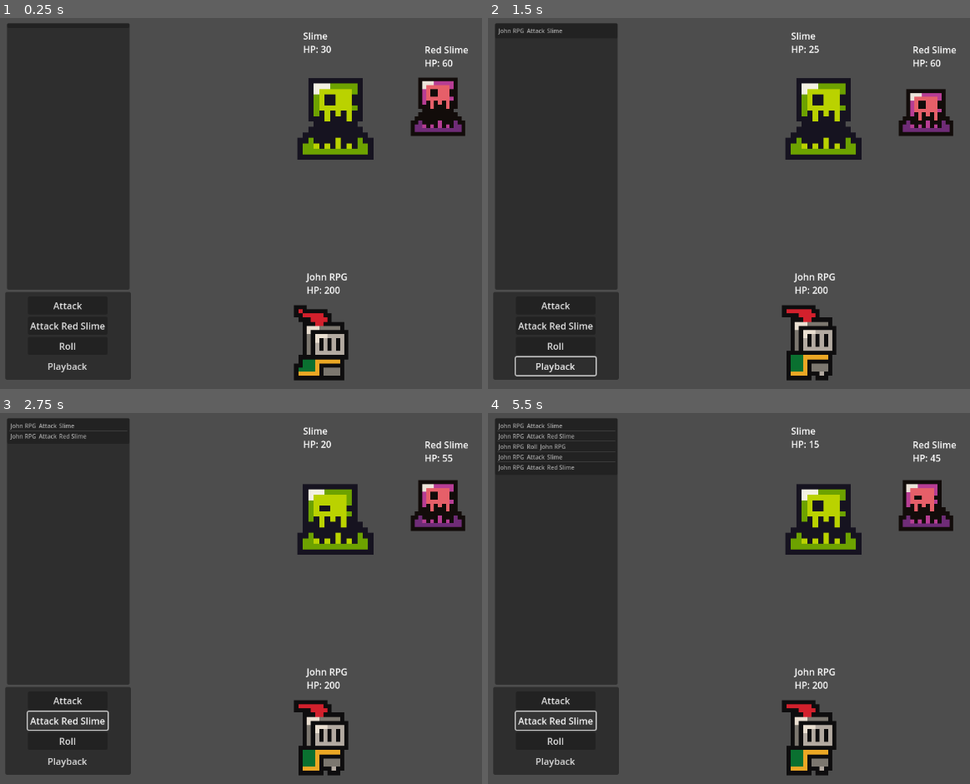
Above: before the commit, frames 1-4 (two rows, left to right).
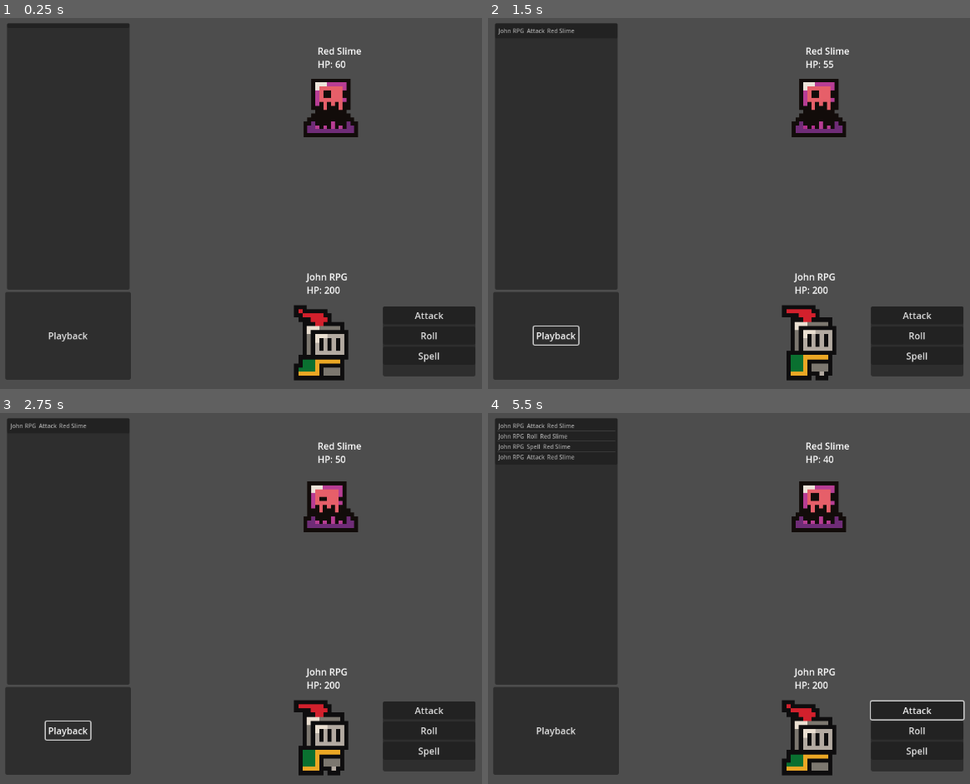
Above: after the commit, the same moments.

Repository: jhobz/rpg-prototype
Game: Godot game, scene res://scenes/game.tscn
Two runs of this game, one before a commit and one after it. Both use one fixed random seed, a clock stepped at 60 frames per second and the inputs below.
Inputs (mouse positions are in pixels of both pictures, inside the frame that each line leads up to):
- Up to frame 1 (0.25 s): no input
- Up to frame 2 (1.5 s): click "Attack" at 0.5 s; click "Playback" at 1.25 s
- Up to frame 3 (2.75 s): click (67, 720) at 2 s, where only the run before the commit has a clickable "Attack Red Slime"
- Up to frame 4 (5.5 s): click "Roll" at 2.75 s; click (916, 750) at 3.5 s, where only the run after the commit has a clickable "Spell"; click "Attack" at 4.25 s; click (555, 720) at 5 s, where only the run before the commit has a clickable "Attack Red Slime"

The runs differ from the first frame. In frame 1, 8.2% of the frame differs, in the area x 6-99%, y 3-97%; in frame 2, 8.2%; in frame 3, 8.4%; in frame 4, 9.6%, in the area x 2-99%, y 2-98%.

Commit message:
move actions to dynamic UI tied to characters

Diff:
--- a/scenes/Character/Actions/action.gd
+++ b/scenes/Character/Actions/action.gd
@@ -1,7 +1,7 @@
 class_name Action
 extends Node2D
 
-var action_name := 'roll'
+var action_name: String
 
 # Called when the node enters the scene tree for the first time.
 func _ready() -> void:
--- a/scenes/Character/Actions/attack.gd
+++ b/scenes/Character/Actions/attack.gd
@@ -2,6 +2,9 @@
 
 @export var base_dmg: int = 0
 
+func _ready() -> void:
+	action_name = 'Attack'
+
 func execute(source: Character, target: Character) -> void:
 	var damage = base_dmg + source.strength
 	target.take_damage(damage)
--- a/scenes/Character/Actions/roll.gd
+++ b/scenes/Character/Actions/roll.gd
@@ -1,4 +1,7 @@
 class_name Roll extends Action
+
+func _ready() -> void:
+	action_name = 'Roll'
 
 func execute(source: Character, _target: Character) -> void:
 	source.roll()
--- /dev/null
+++ b/scenes/Character/Actions/spell.gd
@@ -0,0 +1,11 @@
+class_name Spell extends Action
+
+@export var spell_element: String
+@export var base_dmg: int
+
+func _ready() -> void:
+	action_name = 'Spell'
+
+func execute(source: Character, target: Character):
+	var damage = base_dmg + source.magic
+	target.take_damage(damage)
--- /dev/null
+++ b/scenes/Components/action_ui_component.gd
@@ -0,0 +1,36 @@
+class_name ActionUIComponent extends Control
+
+@export var actor: Character
+
+@onready var game_manager: GameManager = %GameManager
+@onready var container := $PanelContainer/VBoxContainer
+
+signal action_selected(action: Action, source: Character)
+
+var actions: Array[Action]
+
+# Called when the node enters the scene tree for the first time.
+func _ready() -> void:
+	_clear()
+
+	actions = actor.available_actions
+	for action in actions:
+		var action_name = action.action_name
+		var button := Button.new()
+		button.text = action_name
+		button.pressed.connect(_button_pressed.bind(action))
+		container.add_child(button)
+
+func _clear():
+	var old_buttons = container.get_children()
+	for button in old_buttons:
+		container.remove_child(button)
+
+func _button_pressed(action: Action):
+	print('trying to execute action ' + action.action_name + ' from ' + actor.char_name + ' on ' + game_manager.current_enemy.char_name)
+	action_selected.emit(action, actor)
+	# action.execute(actor, game_manager.current_enemy)
+
+# Called every frame. 'delta' is the elapsed time since the previous frame.
+func _process(_delta: float) -> void:
+	pass
--- /dev/null
+++ b/scenes/Components/action_ui_component.tscn
@@ -0,0 +1,20 @@
+[gd_scene load_steps=2 format=3 uid="uid://cwyohqsv2tht6"]
+
+[ext_resource type="Script" uid="uid://c3x5s8qs7ae4j" path="res://scenes/Components/action_ui_component.gd" id="1_w2a01"]
+
+[node name="ActionUIComponent" type="Control"]
+layout_mode = 3
+anchors_preset = 15
+anchor_right = 1.0
+anchor_bottom = 1.0
+grow_horizontal = 2
+grow_vertical = 2
+script = ExtResource("1_w2a01")
+
+[node name="PanelContainer" type="PanelContainer" parent="."]
+layout_mode = 0
+offset_right = 160.0
+offset_bottom = 121.0
+
+[node name="VBoxContainer" type="VBoxContainer" parent="PanelContainer"]
+layout_mode = 2
--- a/scenes/Components/component.gd
+++ /dev/null
@@ -1,3 +0,0 @@
-extends Node
-
-@export var actor: Node
--- a/scenes/Components/component.tscn
+++ /dev/null
@@ -1,6 +0,0 @@
-[gd_scene load_steps=2 format=3 uid="uid://cw0uhil1jfqwn"]
-
-[ext_resource type="Script" uid="uid://34irvn2ico7v" path="res://scenes/Components/component.gd" id="1_vl13b"]
-
-[node name="Component" type="Node"]
-script = ExtResource("1_vl13b")
--- a/scenes/game.tscn
+++ b/scenes/game.tscn
@@ -1,12 +1,14 @@
-[gd_scene load_steps=30 format=3 uid="uid://b33y6mn6fv2mw"]
+[gd_scene load_steps=32 format=3 uid="uid://b33y6mn6fv2mw"]
 
 [ext_resource type="Script" uid="uid://c4t4igimji1m2" path="res://logic/state_machine.gd" id="1_lbhrr"]
 [ext_resource type="Script" uid="uid://da38x83w6ofja" path="res://scenes/game_manager.gd" id="1_uwrxv"]
 [ext_resource type="Script" uid="uid://dolcf35kui0ao" path="res://scenes/Character/Actions/attack.gd" id="2_lbhrr"]
 [ext_resource type="Script" uid="uid://cyrlkjq7sj35o" path="res://scenes/Character/Actions/roll.gd" id="2_lnu2h"]
 [ext_resource type="PackedScene" uid="uid://cbekf0oq6lt2k" path="res://scenes/Character/character.tscn" id="2_yqjtg"]
+[ext_resource type="Script" uid="uid://ddakrcdkm2aku" path="res://scenes/Character/Actions/spell.gd" id="5_0tnpc"]
 [ext_resource type="Texture2D" uid="uid://dc7bufts8305d" path="res://assets/sprites/knight.png" id="7_gee14"]
 [ext_resource type="PackedScene" uid="uid://b8t3u20c4a6l3" path="res://scenes/Character/Characters/Enemies/slime.tscn" id="7_u5sy4"]
+[ext_resource type="PackedScene" uid="uid://cwyohqsv2tht6" path="res://scenes/Components/action_ui_component.tscn" id="7_vtaks"]
 [ext_resource type="PackedScene" uid="uid://ckp66wttmrqym" path="res://scenes/Character/Characters/Enemies/red_slime.tscn" id="8_gee14"]
 
 [sub_resource type="AtlasTexture" id="AtlasTexture_gee14"]
@@ -174,9 +176,10 @@
 
 [node name="Game" type="Node2D"]
 
-[node name="GameManager" type="Node" parent="."]
+[node name="GameManager" type="Node" parent="." node_paths=PackedStringArray("current_enemy")]
 unique_name_in_owner = true
 script = ExtResource("1_uwrxv")
+current_enemy = NodePath("../Characters/JohnRPG")
 
 [node name="GameStateMachine" type="Node" parent="."]
 unique_name_in_owner = true
@@ -204,21 +207,6 @@
 size_flags_vertical = 4
 alignment = 1
 
-[node name="AttackButton" type="Button" parent="Commands/PanelContainer/VBoxContainer"]
-layout_mode = 2
-text = "Attack"
-metadata/_edit_use_anchors_ = true
-
-[node name="AttackBottomButton" type="Button" parent="Commands/PanelContainer/VBoxContainer"]
-layout_mode = 2
-text = "Attack Red Slime"
-metadata/_edit_use_anchors_ = true
-
-[node name="RollButton" type="Button" parent="Commands/PanelContainer/VBoxContainer"]
-layout_mode = 2
-text = "Roll"
-metadata/_edit_use_anchors_ = true
-
 [node name="PlaybackButton" type="Button" parent="Commands/PanelContainer/VBoxContainer"]
 layout_mode = 2
 text = "Playback"
@@ -262,14 +250,26 @@
 script = ExtResource("2_lnu2h")
 metadata/_custom_type_script = "uid://cyrlkjq7sj35o"
 
+[node name="Spell" type="Node2D" parent="Actions"]
+script = ExtResource("5_0tnpc")
+metadata/_custom_type_script = "uid://c03acfmtpl6vb"
+
 [node name="Characters" type="Node" parent="."]
 unique_name_in_owner = true
 
-[node name="JohnRPG" parent="Characters" node_paths=PackedStringArray("animated_sprite") instance=ExtResource("2_yqjtg")]
+[node name="JohnRPG" parent="Characters" node_paths=PackedStringArray("animated_sprite", "available_actions") instance=ExtResource("2_yqjtg")]
 position = Vector2(-88, 117)
 animated_sprite = NodePath("AnimatedSprite2D")
 char_name = "John RPG"
 max_hp = 200
+available_actions = [NodePath("../../Actions/Attack"), NodePath("../../Actions/Roll"), NodePath("../../Actions/Spell")]
+
+[node name="ActionUIComponent" parent="Characters/JohnRPG" node_paths=PackedStringArray("actor") instance=ExtResource("7_vtaks")]
+offset_left = 190.0
+offset_top = 64.0
+offset_right = 190.0
+offset_bottom = 64.0
+actor = NodePath("..")
 
 [node name="AnimatedSprite2D" type="AnimatedSprite2D" parent="Characters/JohnRPG"]
 texture_filter = 1
@@ -280,12 +280,11 @@
 autoplay = "idle"
 
 [node name="Slime" parent="Characters" instance=ExtResource("7_u5sy4")]
+visible = false
 position = Vector2(-94, -300)
 
 [node name="Red Slime" parent="Characters" instance=ExtResource("8_gee14")]
-position = Vector2(116, -276)
-
-[connection signal="pressed" from="Commands/PanelContainer/VBoxContainer/AttackButton" to="GameManager" method="_on_attack_button_pressed"]
-[connection signal="pressed" from="Commands/PanelContainer/VBoxContainer/AttackBottomButton" to="GameManager" method="_on_attack_bottom_button_pressed"]
-[connection signal="pressed" from="Commands/PanelContainer/VBoxContainer/RollButton" to="GameManager" method="_on_roll_button_pressed"]
+position = Vector2(-69, -274)
+
 [connection signal="pressed" from="Commands/PanelContainer/VBoxContainer/PlaybackButton" to="GameManager" method="_on_playback_button_pressed"]
+[connection signal="action_selected" from="Characters/JohnRPG/ActionUIComponent" to="GameManager" method="_on_action_ui_component_action_selected"]
--- a/scenes/game_manager.gd
+++ b/scenes/game_manager.gd
@@ -1,4 +1,6 @@
-extends Node
+class_name GameManager extends Node
+
+@export var current_enemy: Character
 
 @onready var actions: Node = %Actions
 @onready var characters: Node = %Characters
@@ -8,7 +10,7 @@
 var instructions: Array[Dictionary] = []
 
 func _ready() -> void:
-	pass
+	current_enemy = characters.get_node('Red Slime/Character')
 
 func log_instruction(action: Action, initiator: Character, target: Character) -> void:
 	var instructions_list = instructions_control.get_node('PanelContainer/VBoxContainer/InstructionList')
@@ -18,35 +20,35 @@
 	instructions_list.add_item(instruction.action.name)
 	instructions_list.add_item(instruction.target.char_name)
 
-func _on_attack_button_pressed() -> void:
-	var attack = actions.get_node("Attack")
-	var john = characters.get_node("JohnRPG")
-	var slime = characters.get_node("Slime/Character")
+# func _on_attack_button_pressed() -> void:
+# 	var attack = actions.get_node("Attack")
+# 	var john = characters.get_node("JohnRPG")
+# 	var slime = characters.get_node("Slime/Character")
 
-	# TODO: this allows the game to continue but doesn't prevent an error
-	if (!attack or !john or !slime):
-		return
+# 	# TODO: this allows the game to continue but doesn't prevent an error
+# 	if (!attack or !john or !slime):
+# 		return
 
-	attack.execute(john, slime)
-	log_instruction(attack, john, slime)
+# 	attack.execute(john, slime)
+# 	log_instruction(attack, john, slime)
 
-func _on_attack_bottom_button_pressed() -> void:
-	var attack = actions.get_node("Attack")
-	var john = characters.get_node("JohnRPG")
-	var red_slime = characters.get_node("Red Slime/Character")
+# func _on_attack_bottom_button_pressed() -> void:
+# 	var attack = actions.get_node("Attack")
+# 	var john = characters.get_node("JohnRPG")
+# 	var red_slime = characters.get_node("Red Slime/Character")
 
-	# TODO: this allows the game to continue but doesn't prevent an error
-	if (!attack or !john or !red_slime):
-		return
+# 	# TODO: this allows the game to continue but doesn't prevent an error
+# 	if (!attack or !john or !red_slime):
+# 		return
 
-	attack.execute(john, red_slime)
-	log_instruction(attack, john, red_slime)
+# 	attack.execute(john, red_slime)
+# 	log_instruction(attack, john, red_slime)
 
-func _on_roll_button_pressed() -> void:
-	var roll = actions.get_node("Roll")
-	var john = characters.get_node('JohnRPG')
-	roll.execute(john, john)
-	log_instruction(roll, john, john)
+# func _on_roll_button_pressed() -> void:
+# 	var roll = actions.get_node("Roll")
+# 	var john = characters.get_node('JohnRPG')
+# 	roll.execute(john, john)
+# 	log_instruction(roll, john, john)
 
 
 func _on_playback_button_pressed() -> void:
@@ -58,3 +60,8 @@
 		print('about to execute', instruction.action, instruction.initiator, instruction.target)
 		await get_tree().create_timer(1).timeout
 		instruction.action.execute(instruction.initiator, instruction.target)
+
+
+func _on_action_ui_component_action_selected(action: Action, source: Character) -> void:
+	action.execute(source, current_enemy)
+	log_instruction(action, source, current_enemy)
Not shown, added: scenes/Character/Actions/spell.gd.uid
Not shown, added: scenes/Components/action_ui_component.gd.uid
Not shown, removed: scenes/Components/component.gd.uid
